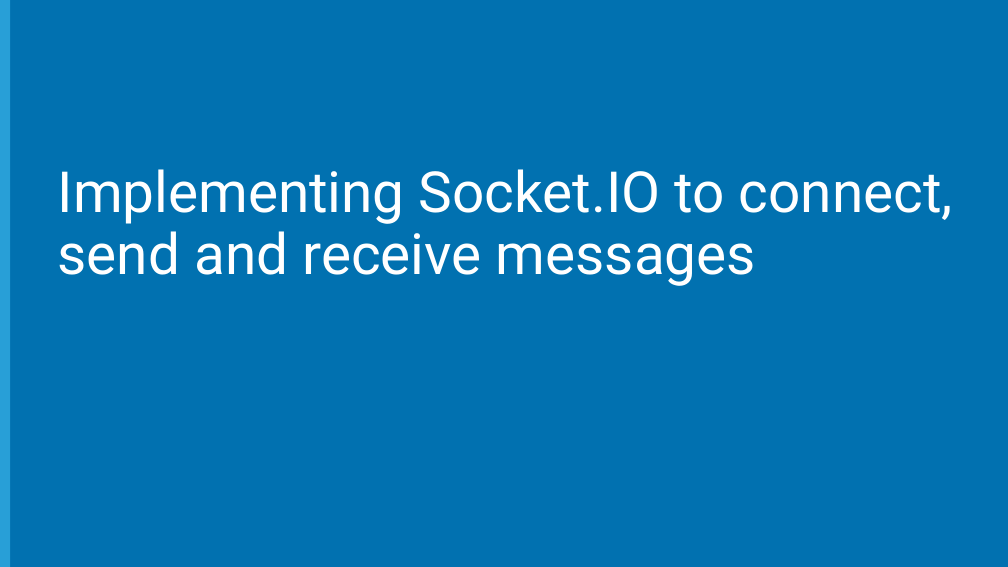
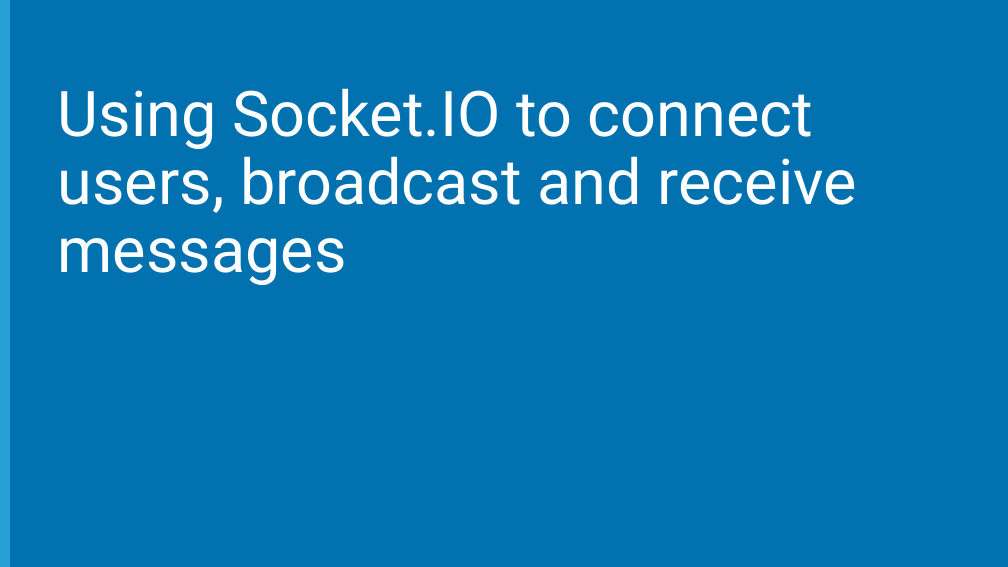
Before and after one commit to Microsoft-Web/NodeCamp, a slide deck: slide 6 of Presentation/BuildingTheBackend/BuildingTheBackend.pptx. Drawn at 1008x567 pixels with LibreOffice and Linux fonts; fonts in the diff are those of the drawing; background and template pictures are left out. Boxes give left, top, right and bottom in pixels: in the first picture for what was removed or moved away, otherwise in the second. Text is boxed around its words. In the diff, an @@ line names an element or a change of style, - is before the commit and + after.

```diff
--- a/Presentation/BuildingTheBackend/BuildingTheBackend.pptx
+++ b/Presentation/BuildingTheBackend/BuildingTheBackend.pptx
@@ title at bbox=[58, 88, 857, 285]: text changed; size 54 to 60 pt @@
-Implementing Socket.IO to connect, send and receive messages
+Using Socket.IO to connect users, broadcast and receive messages
```
Also in this commit, not shown: 6 other slides changed, 1 slide added, 1 slide removed, 6 other files.
